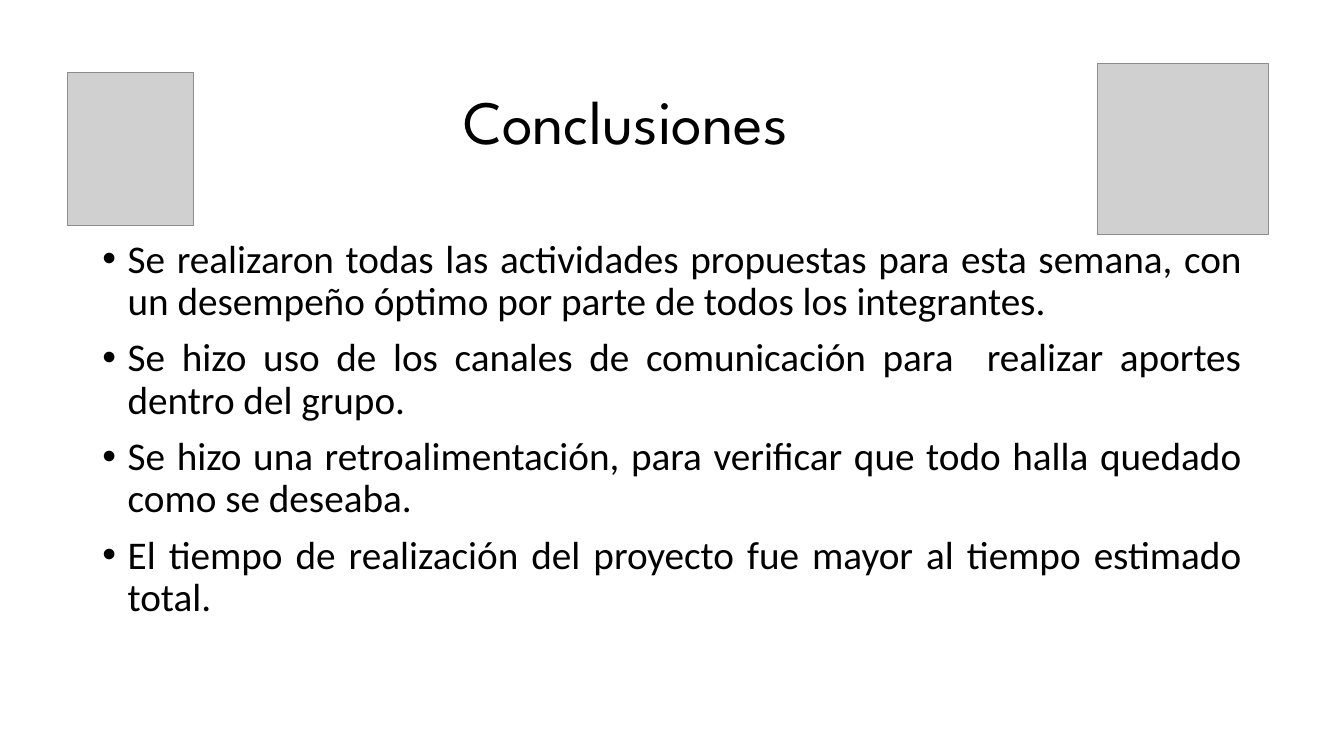
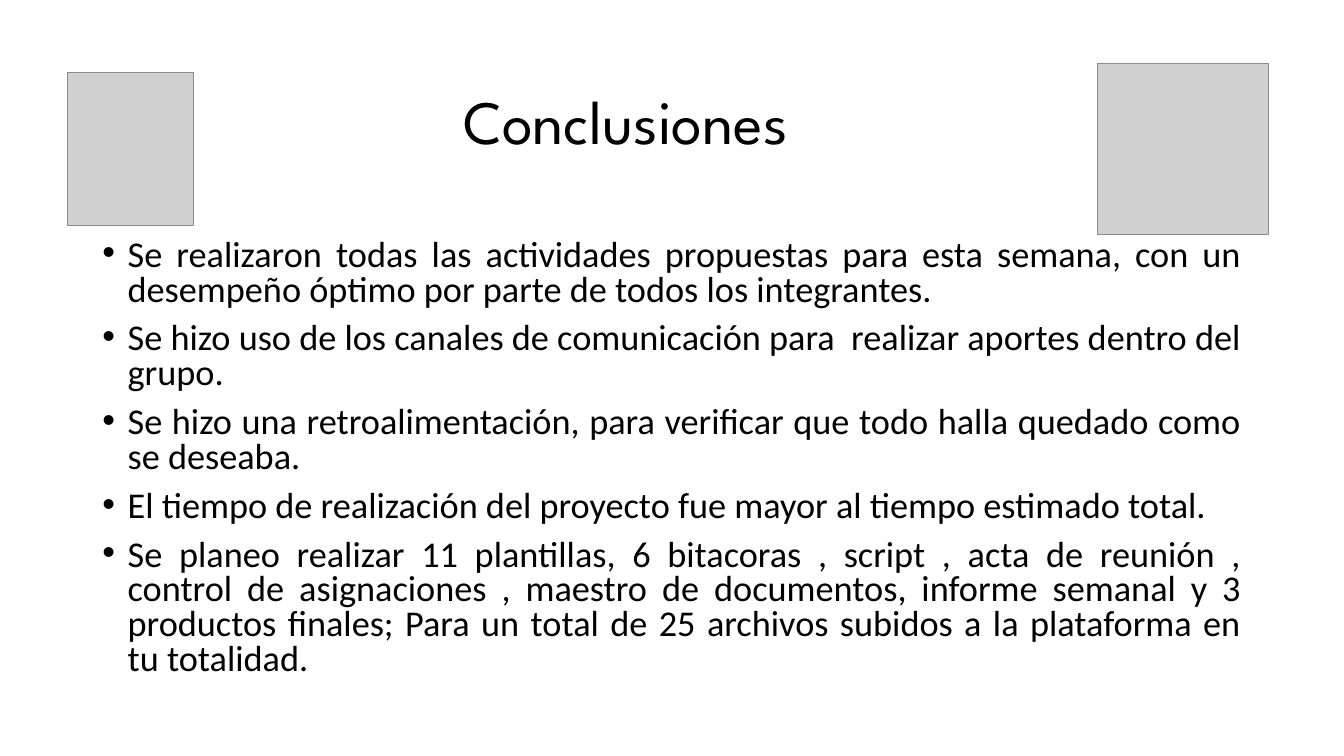
Before and after one commit to SantiagoGaleano/METFOR, a slide deck: slide 8 of Estrategia del proyecto/PD Presentacion.pptx. Drawn at 1344x756 pixels with LibreOffice and Linux fonts; fonts in the diff are those of the drawing; grey boxes stand for pictures. Boxes give left, top, right and bottom in pixels: in the first picture for what was removed or moved away, otherwise in the second. Text is boxed around its words. In the diff, an @@ line names an element or a change of style, - is before the commit and + after.

Commit message:
Correciones conclusiones

```diff
--- a/Estrategia del proyecto/PD Presentacion.pptx
+++ b/Estrategia del proyecto/PD Presentacion.pptx
@@ text at [128,241,1240,524]: size 28 to 25.9 pt in "Se realizaron todas las actividades propuestas para ...", "Se hizo uso de los canales de ...", "Se hizo una retroalimentación, para verificar que ...", "El tiempo de realización del proyecto fue ..."; line spacing 0.9 to 0.8 @@
@@ text at [128,541,1240,672]: paragraph added @@
+• Se planeo realizar 11 plantillas, 6 bitacoras , script , acta de reunión , control de asignaciones , maestro de documentos, informe semanal y 3 productos finales; Para un total de 25 archivos subidos a la plataforma en tu totalidad.
```
